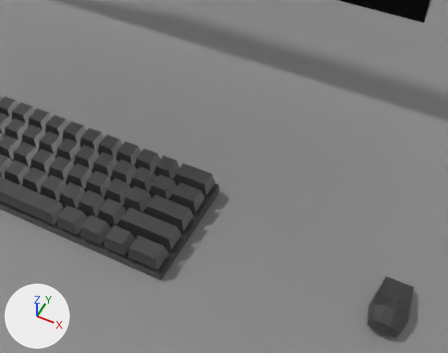
The glTF model models/scene.glb: old version first, new version second.
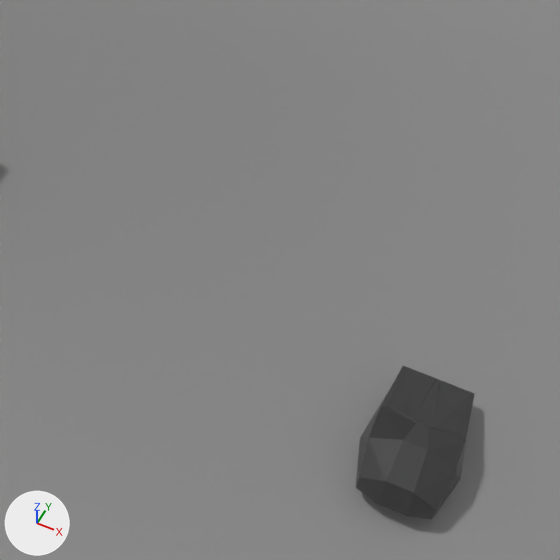
There are two pictures of each version: one from a 50 mm lens placed at (0.294, -0.368, 0.459), pointed at (0.163, -0.106, 0.131), one close up on the part from 51% to 100% of the width and 37% to 100% of the height. Every picture has the same lights, and +X, +Y and +Z are marked at lower left. The older version's two pictures come first. Where no turn or scale is listed for an object, it has been applied to the vertices.

Objects in the first close-up: 'Desk', 'Mouse'.
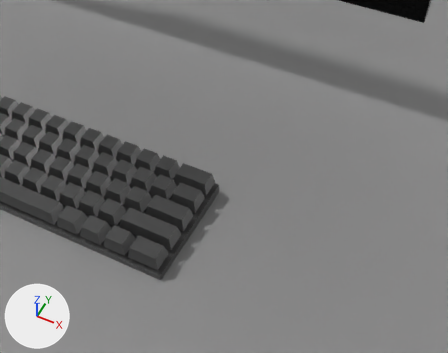
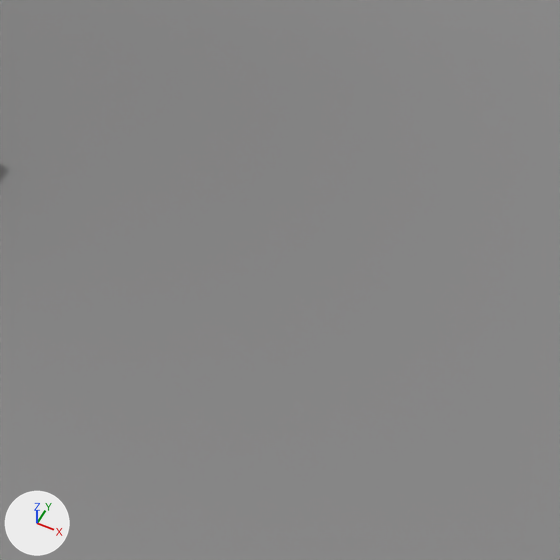
Pixel boxes [x1, y1, x2, y2] of what changed, in the close-ups (560 x 560 px):
```json
{"object": "Mouse", "change": "deleted", "before": [356, 366, 475, 519]}
```

Scene script edits in JSON lines:
```json
{"op": "remove", "block": "ob_mouse", "code": ["ob_mouse = bpy.data.objects.new('Mouse', me_mesh_002)", "ob_mouse.location = (0.2992, -0.1104, 0.0684)"]}
```
